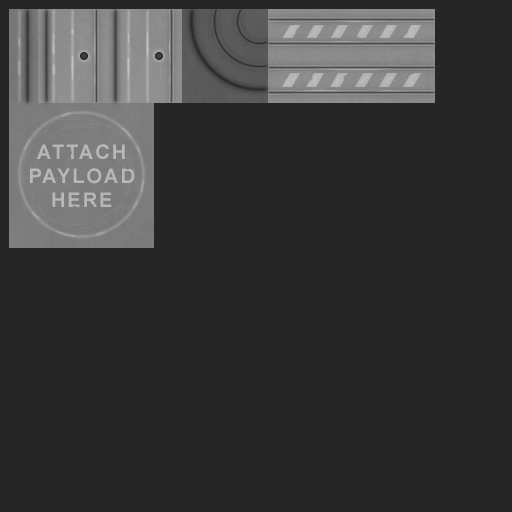
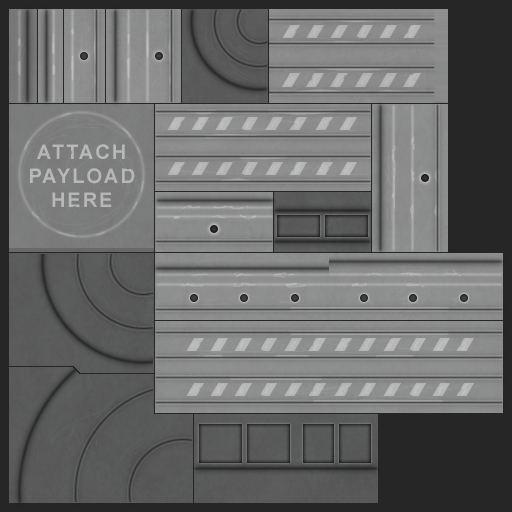
Layer changes from the first (512, 512) image to the second:
added group "fairing_s1p5_1" with 14 layers above "fairing_s1_1" over [9, 253, 504, 505]
added layer "body low 2" (1st of 3, in "fairing_s1p5_1") in group "fairing_s1p5_1" over [11, 254, 504, 505]
added layer "body low 1" (1st of 3, in "fairing_s1p5_1") in group "fairing_s1p5_1" over [16, 258, 504, 503]
added group "body" (1st of 7, in "fairing_s1p5_1") (40%) with 3 layers in group "fairing_s1p5_1" over [73, 306, 503, 503]
added layer "body" (2nd of 7, in "fairing_s1p5_1" › "body") in group "body" over [75, 309, 502, 502]
added layer "body high" (1st of 3, in "fairing_s1p5_1" › "body") (50%) in group "body" over [73, 307, 503, 503]
added layer "body grime 2" (1st of 3, in "fairing_s1p5_1") (10%) in group "fairing_s1p5_1" over [51, 264, 470, 465]
added layer "body grime 1" (1st of 3, in "fairing_s1p5_1") (20%) in group "fairing_s1p5_1" over [65, 299, 503, 503]
added layer "wear" (1st of 3, in "fairing_s1p5_1") (20%) in group "fairing_s1p5_1" over [9, 253, 503, 503]
added group "fairing_s1_1" with 14 layers above "fairing_s0p5_1" over [9, 96, 448, 373]
added layer "body low 2" (2nd of 3, in "fairing_s1_1") in group "fairing_s1_1" over [34, 99, 389, 371]
added layer "body low 1" (2nd of 3, in "fairing_s1_1") in group "fairing_s1_1" over [39, 102, 384, 366]
added group "body" (3rd of 7, in "fairing_s1_1") (40%) with 3 layers in group "fairing_s1_1" over [75, 104, 440, 331]
added layer "body" (4th of 7, in "fairing_s1_1" › "body") in group "body" over [77, 105, 438, 329]
added layer "body high" (2nd of 3, in "fairing_s1_1" › "body") (50%) in group "body" over [75, 104, 440, 331]
added layer "body grime 1" (2nd of 3, in "fairing_s1_1") (20%) in group "fairing_s1_1" over [67, 96, 448, 339]
added layer "wear" (2nd of 3, in "fairing_s1_1") (20%) in group "fairing_s1_1" over [9, 104, 448, 373]
painted on "b" over [9, 9, 503, 503]
…and 15 more changes (11 added, 4 painted)
